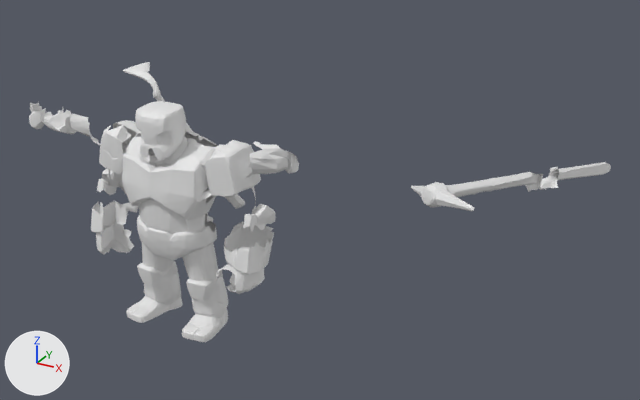
Before and after pictures for a commit that changed the glTF model unity/Tools~/models/heroes_hd/SB_Hero_obrecht_HD.glb.
The view is the same before and after, from a camera (50 mm lens) standing at (3.74, -4.42, 3.53) and looking at (0.84, 0.86, 0.89). The lights are fixed; the arrows at lower left show +X, +Y and +Z. The picture after the commit comes second. Vertices at exactly the same position are counted once.

In view in the first picture: 'SB_Hero_obrecht'.
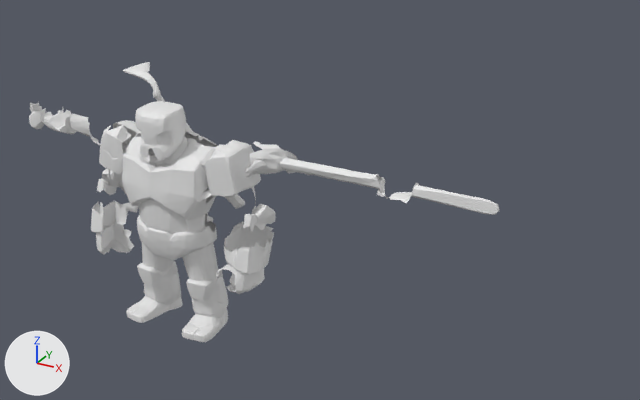
Changed parts and their boxes [x1, y1, x2, y2] in the pictures (640 x 400 px; the box of a moved part takes in the faces that stretch with it):
'SB_Hero_obrecht', reshaped (19% narrower): before [29, 62, 611, 342]; after [29, 62, 500, 342]
part 1 of me_geometry_0, moved or reshaped: before [411, 162, 611, 211]; after [245, 158, 500, 215]

What changed in the scene script:
```text
Change me_geometry_0:
    used by ob_sb_hero_obrecht; location = (0.0, 0.0, 0.0)
    remove me_geometry_0.from_pydata(...)  # 4835 vertices, 9030 faces; spans x -1.38..2.74, y -0.06..1.62, z -0.02..1.85
    add me_geometry_0.from_pydata(...)  # 4835 vertices, 9030 faces; spans x -1.38..2.37, y -0.06..0.68, z -0.02..1.85
    me_geometry_0 part 1: the loose piece of 377 vertices spanning x 1.77..2.74, y 0.08..1.62, z 1.21..1.49 is multiplied about its middle by the matrix ((0.444, 0.889, -0.109), (-0.889, 0.452, 0.067), (0.109, 0.067, 0.992)), then moved by (-0.79, -0.52, 0.04)
```
